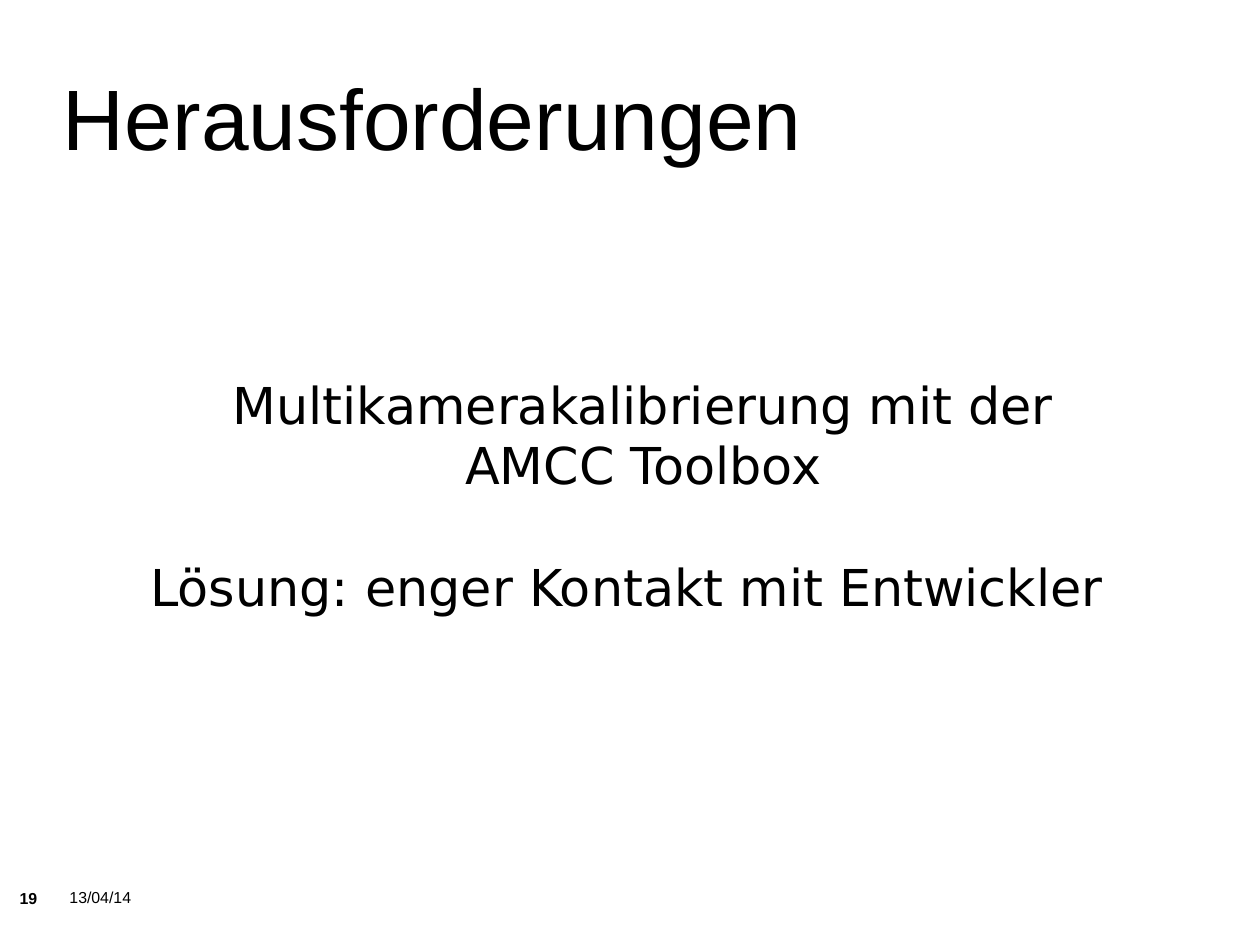
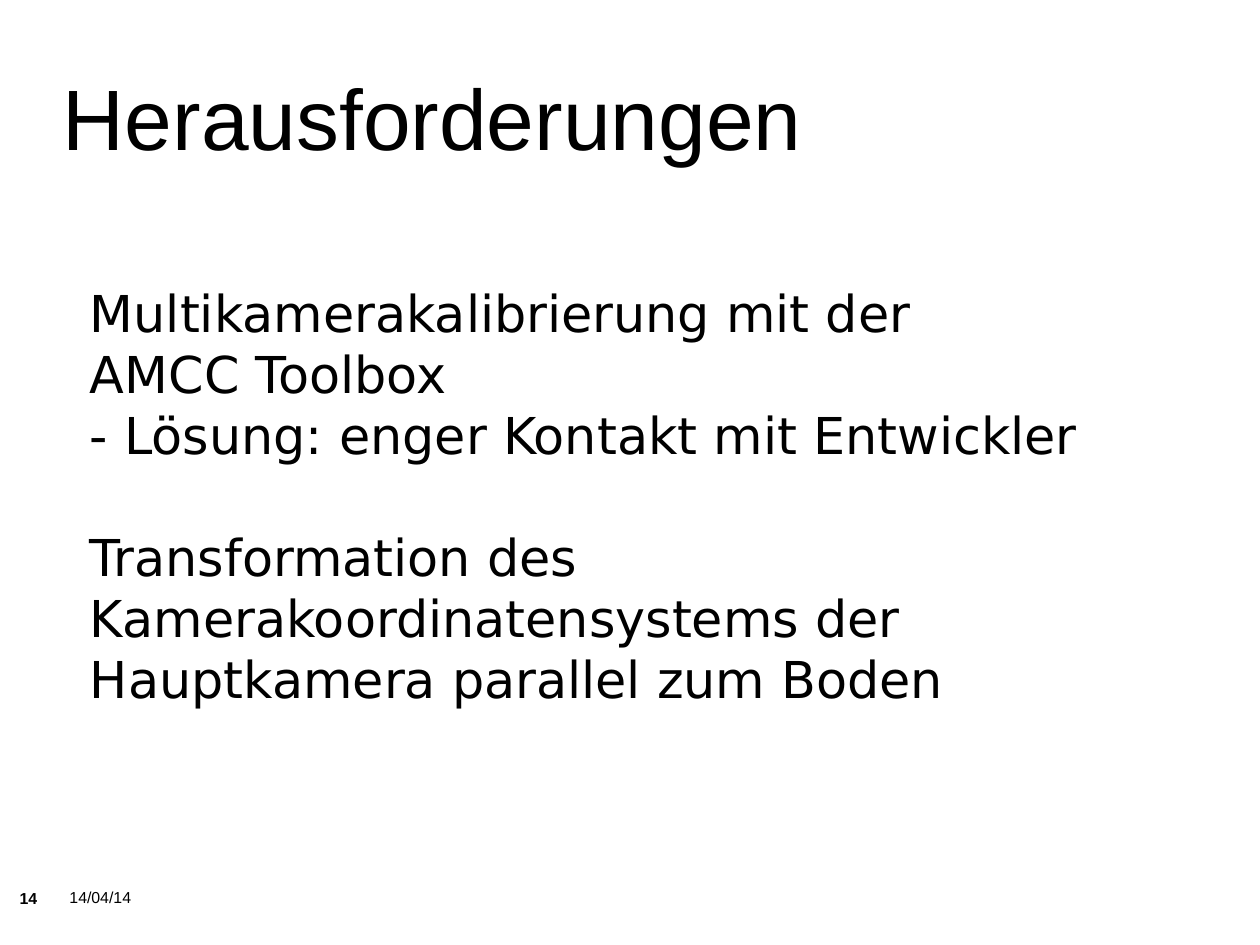
Before and after one commit to KITrokopter/Presentation, a slide deck: slide 14 of PresentationInTotal v0.1.odp (slide 19 before the commit). Drawn at 1260x945 pixels with LibreOffice and Linux fonts; fonts in the diff are those of the drawing; background and template pictures are left out. Boxes give left, top, right and bottom in pixels: in the first picture for what was removed or moved away, otherwise in the second. Text is boxed around its words. In the diff, an @@ line names an element or a change of style, - is before the commit and + after.

```diff
--- a/PresentationInTotal v0.1.odp
+++ b/PresentationInTotal v0.1.odp
@@ subtitle at bbox=[90, 293, 910, 394]: alignment centre to left @@
@@ subtitle at bbox=[90, 415, 1076, 709]: text changed @@
-Lösung: enger Kontakt mit Entwickler
+- Lösung: enger Kontakt mit Entwickler
+Transformation des Kamerakoordinatensystems der Hauptkamera parallel zum Boden
@@ page number at bbox=[20, 893, 38, 904]: text changed @@
-19
+14
@@ text at bbox=[69, 891, 131, 903]: text changed @@
-13/04/14
+14/04/14
```
Also in this commit, not shown: 44 other slides changed, 2 slides added, 8 slides removed.
